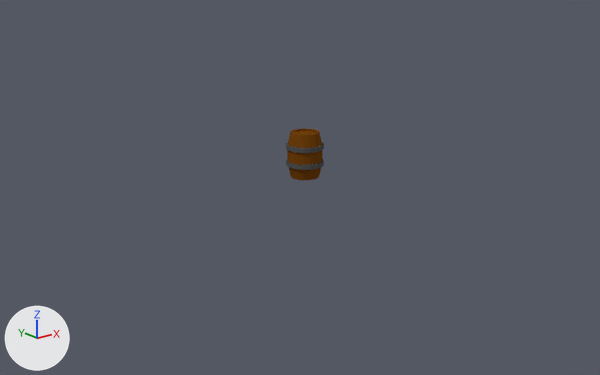
What one commit did to the Blender file barrel.blend.
Before and after are seen from a 50 mm camera at (-39.2, -48.4, 16.7) aimed at (-0.8, -0.4, -2.4). Every picture has the same lights, and +X, +Y and +Z are marked at lower left.

The first picture shows 'Barrel'.
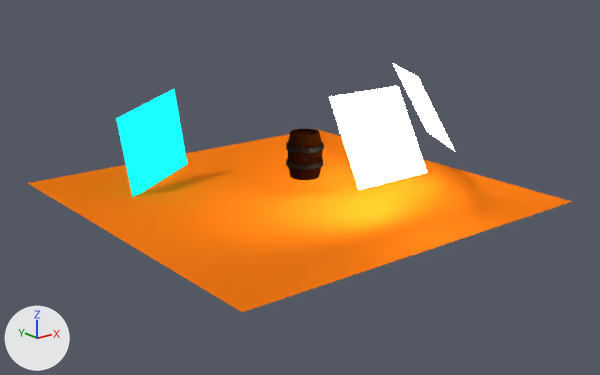
Location of each change, (x1, y1, x2, y2) in pixels of the pictures (600 x 375 px):
'Plane', added (orange): after (28, 129, 572, 312)
'Main LIght', added: after (329, 86, 427, 190)
'Main LIght.001', added (cyan): after (116, 89, 187, 197)
'Barrel', surface changed: (286, 129, 324, 180) in both
'Main LIght.003', added: after (393, 63, 455, 151)

What changed in the scene script:
```text
Add img_colormap:
    img_colormap = load_image('colorMap', 'textured.png', 1024, 1024, 'sRGB')
Change mat_wood:
    remove mat_wood.base_color = (0.168, 0.0525, 0.0039)  # brown #72410d
    add mat_wood.texture = img_colormap
Add mat_main_light:
    mat_main_light = emission_material('Main LIght')
    mat_main_light.base_color = (0.8, 0.8, 0.8)  # white #e7e7e7
    mat_main_light.strength = 14.0
Add mat_back_light:
    mat_back_light = emission_material('Back Light')
    mat_back_light.base_color = (0.00618, 0.733, 0.8)  # cyan #12dee7
    mat_back_light.strength = 1.7
Add mat_secondary:
    mat_secondary = emission_material('Secondary')
    mat_secondary.base_color = (0.8, 0.8, 0.8)  # white #e7e7e7
    mat_secondary.strength = 10.1
Add mat_material:
    mat_material = diffuse_material('Material')
    mat_material.base_color = (0.8, 0.171, 0.00712)  # orange #e77314
Add me_plane:
    me_plane.from_pydata([(-1.0, -1.0, 0.0), (1.0, -1.0, 0.0), (-1.0, 1.0, 0.0), (1.0, 1.0, 0.0)], [], [(0, 1, 3, 2)])
    me_plane.materials.append(mat_main_light)  # white #e7e7e7
Add me_plane_001:
    me_plane_001.from_pydata([(-1.0, -1.0, 0.0), (1.0, -1.0, 0.0), (-1.0, 1.0, 0.0), (1.0, 1.0, 0.0)], [], [(0, 1, 3, 2)])
    me_plane_001.materials.append(mat_back_light)  # cyan #12dee7
Add me_plane_003:
    me_plane_003.from_pydata([(-1.0, -1.0, 0.0), (1.0, -1.0, 0.0), (-1.0, 1.0, 0.0), (1.0, 1.0, 0.0)], [], [(0, 1, 3, 2)])
    me_plane_003.materials.append(mat_secondary)  # white #e7e7e7
Add me_plane_004:
    me_plane_004.from_pydata([(-1.0, -1.0, 0.0), (1.0, -1.0, 0.0), (-1.0, 1.0, 0.0), (1.0, 1.0, 0.0)], [], [(0, 1, 3, 2)])
    me_plane_004.materials.append(mat_material)  # orange #e77314
Add ob_main_light:
    ob_main_light = bpy.data.objects.new('Main LIght', me_plane)
    ob_main_light.location = (0.82, -7.3, 2.74)
    ob_main_light.rotation_euler = (-2.072, 0.0, 0.0)  # degrees (-119, 0, 0)
    ob_main_light.scale = (3.35, 3.35, 3.35)
Add ob_main_light_001:
    ob_main_light_001 = bpy.data.objects.new('Main LIght.001', me_plane_001)
    ob_main_light_001.location = (-8.35, 8.59, 0.54)
    ob_main_light_001.rotation_euler = (-4.711, -0.184, 0.322)  # degrees (-270, -11, 18)
    ob_main_light_001.scale = (3.35, 3.35, 3.35)
Add ob_main_light_003:
    ob_main_light_003 = bpy.data.objects.new('Main LIght.003', me_plane_003)
    ob_main_light_003.location = (8.67, -4.01, 3.32)
    ob_main_light_003.rotation_euler = (-2.072, 0.0, 1.079)  # degrees (-119, 0, 62)
    ob_main_light_003.scale = (3.35, 3.35, 3.35)
Add ob_plane:
    ob_plane = bpy.data.objects.new('Plane', me_plane_004)
    ob_plane.location = (-0.63, 1.01, -3.19)
    ob_plane.scale = (15.3, 15.3, 15.3)
```
